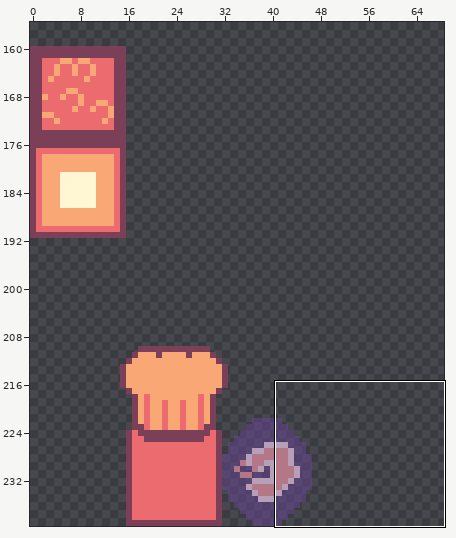
Pixel-art file -- Assets/Full Canvas.aseprite. The first picture is a wide view before the edit; the outline marks the close-up.
Close-up. As it was:
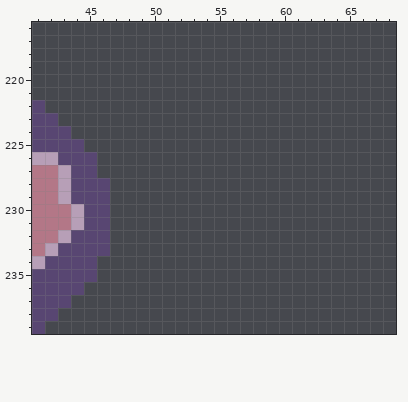
256x240 pixels, 1 frame. Shown: x 41..68, y 216..239. The wide view leaves out empty margins.
After the commit:
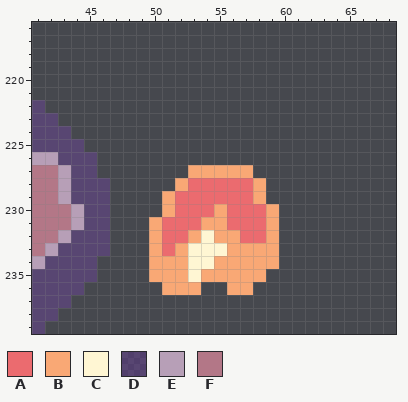
Palette (. is transparent): A #eb6b6f  B #f9a875  C #fff6d3  D #6a43997c  E #b79fb7  F #b37787
From old to new:
Layer "Layer 2":
The edit adds colour A in row 228 at x 53 to 57; in row 229 at x 52 to 57; in row 230 at x 52 to 54 and 56 to 58; in row 231 at x 51 to 53 and 56 to 58; in row 232 at x 51 to 52 and 57 to 58; in row 233 at x 51.
The edit adds colour B in row 227 at x 53 to 57; in row 228 at x 52 and 58; in row 229 at x 51 and 58; in row 230 at x 51, 55 and 59; in row 231 at x 50, 54 to 55 and 59; in row 232 at x 50, 53, 55 to 56 and 59.
The edit adds colour B in row 233 at x 50, 52 and 56 to 59; in row 234 at x 50 to 52 and 55 to 59; in row 235 at x 50 to 52 and 54 to 58; in row 236 at x 51 to 53 and 56 to 57.
The edit adds colour C in row 232 at x 54; in row 233 at x 53 to 55; in row 234 at x 53 to 54; in row 235 at x 53.
Boxes around the changes in both close-ups, in picture pixels (x1, y1, x2, y2):
added: (149, 165, 279, 295)
